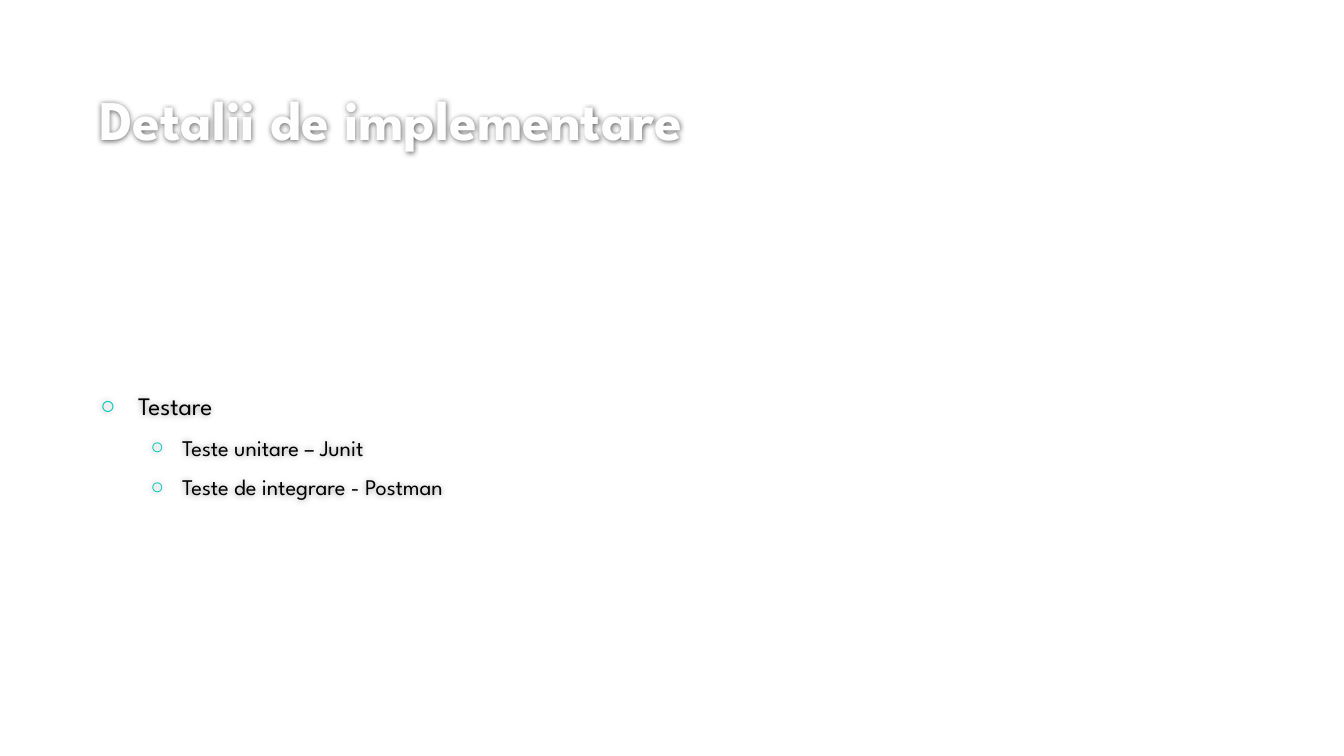
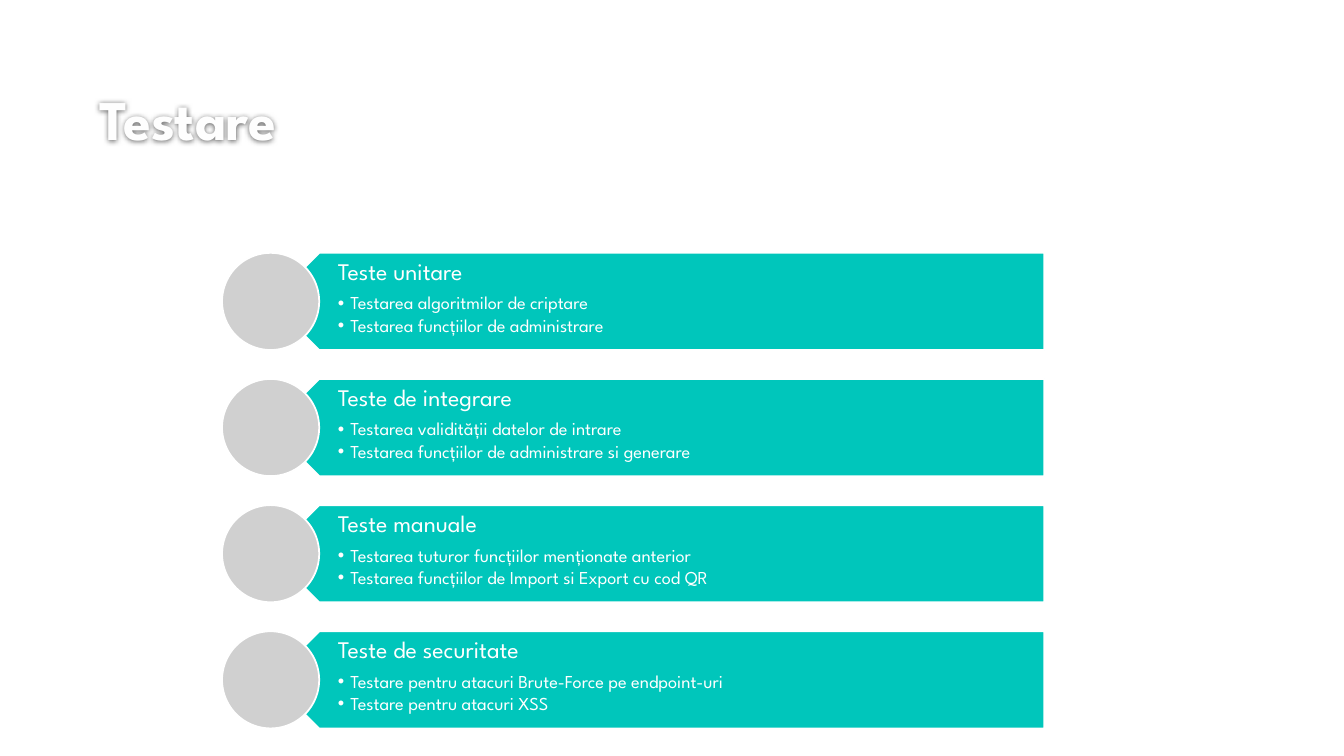
Before and after one commit to dutualincalin/Licenta_Password-Manager, a slide deck: slide 12 of Prezentare Milestone.pptx (slide 11 before the commit). Drawn at 1344x756 pixels with LibreOffice and Linux fonts; fonts in the diff are those of the drawing; grey boxes stand for pictures; background and template pictures are left out. Boxes give left, top, right and bottom in pixels: in the first picture for what was removed or moved away, otherwise in the second. Text is boxed around its words. In the diff, an @@ line names an element or a change of style, - is before the commit and + after.

```diff
--- a/Prezentare Milestone.pptx
+++ b/Prezentare Milestone.pptx
@@ title at bbox=[99, 102, 276, 143]: text changed @@
-Detalii de implementare
+Testare
@@ text removed at bbox=[138, 398, 443, 500] @@
-○ Testare
-  ○ Teste unitare – Junit
-  ○ Teste de integrare - Postman
@@ group added at bbox=[222, 253, 1046, 728]: 4 pentagon arrows, 4 texts, 4 pictures @@
+Teste unitare
+  • Testarea algoritmilor de criptare
+  • Testarea funcțiilor de administrare
+Teste de integrare
+  • Testarea validității datelor de intrare
+  • Testarea funcțiilor de administrare si generare
+Teste manuale
+  • Testarea tuturor funcțiilor menționate anterior
+  • Testarea funcțiilor de Import si Export cu cod QR
+Teste de securitate
+  • Testare pentru atacuri Brute-Force pe endpoint-uri
+  • Testare pentru atacuri XSS
```
Also in this commit, not shown: 6 other slides changed, 3 slides added, 4 slides removed, 23 other files.
